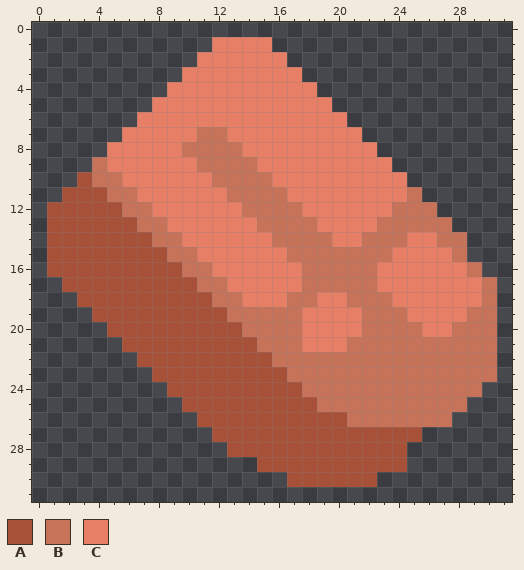
Pixel-art sprite: sprites/items/bronze.png. This is how it looked before the edit.
The file is 32x32 pixels.
Palette (. is transparent): A #a85139  B #c7735a  C #e67f65
Pixels before, first column x 1:
 1 ...........CCCC...............
 2 ..........CCCCCC..............
 3 .........CCCCCCCC.............
 4 ........CCCCCCCCCC............
 5 .......CCCCCCCCCCCC...........
 6 ......CCCCCCCCCCCCCC..........
 7 .....CCCCCBBCCCCCCCCC.........
 8 ....CCCCCBBBBCCCCCCCCC........
 9 ...BCCCCCCBBBBCCCCCCCCC.......
10 ..ABBCCCCCCBBBBCCCCCCCCC......
11 .AAABBCCCCCCBBBBCCCCCCCCB.....
12 AAAAABBCCCCCCBBBBCCCCCCBBB....
13 AAAAAABBCCCCCCBBBBCCCCBBBBB...
14 AAAAAAABBCCCCCCBBBBCCBBBCCBB..
15 AAAAAAAABBCCCCCCBBBBBBBCCCCB..
16 AAAAAAAAABBCCCCCCBBBBBCCCCCCB.
17 .AAAAAAAAABBCCCCCBBBBBCCCCCCCB
18 ..AAAAAAAAABBCCCBBCCBBBCCCCCCB
19 ...AAAAAAAAABBBBBCCCCBBBCCCCBB
20 ....AAAAAAAAABBBBCCCCBBBBCCBBB
21 .....AAAAAAAAABBBCCCBBBBBBBBBB
22 ......AAAAAAAAABBBBBBBBBBBBBBB
23 .......AAAAAAAAABBBBBBBBBBBBBB
24 ........AAAAAAAAABBBBBBBBBBBB.
25 .........AAAAAAAAABBBBBBBBBB..
26 ..........AAAAAAAAAABBBBBBB...
27 ...........AAAAAAAAAAAAAA.....
28 ............AAAAAAAAAAAA......
29 ..............AAAAAAAAAA......
30 ................AAAAAA........
Once edited:
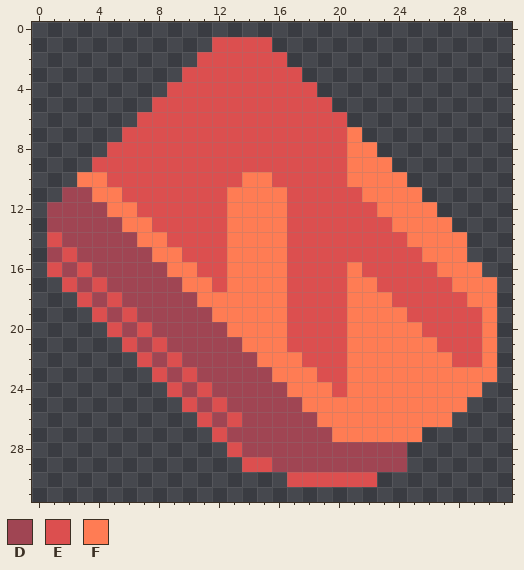
Colours new in this view: D #a04553  E #dc4f4f  F #ff7c54
Difference:
Changed rows in their new state; - is an unchanged pixel.
first column x 1:
 1 -----------EEEE---------------
 2 ----------EEEEEE--------------
 3 ---------EEEEEEEE-------------
 4 --------EEEEEEEEEE------------
 5 -------EEEEEEEEEEEE-----------
 6 ------EEEEEEEEEEEEEE----------
 7 -----EEEEEEEEEEEEEEEF---------
 8 ----EEEEEEEEEEEEEEEEFF--------
 9 ---EEEEEEEEEEEEEEEEEFFF-------
10 --FFEEEEEEEEEFFEEEEEFFFF------
11 -DDFFEEEEEEEFFFFEEEEEFFFF-----
12 DDDDFFEEEEEEFFFFEEEEEEFFFF----
13 DDDDDFFEEEEEFFFFEEEEEEEFFFF---
14 EDDDDDFFEEEEFFFFEEEEEEEEFFFF--
15 DEDDDDDFFEEEFFFFEEEEEEEEEFFF--
16 EDEDDDDDFFEEFFFFEEEEFEEEEEFFF-
17 -EDEDDDDDFFEFFFFEEEEFFEEEEEFFF
18 --EDEDDDDDFFFFFFEEEEFFFEEEEEFF
19 ---EDEDDDDDFFFFFEEEEFFFFEEEEEF
20 ----EDEDDDDDFFFFEEEEFFFFFEEEEF
21 -----EDEDDDDDFFFEEEEFFFFFFEEEF
22 ------EDEDDDDDFFFEEEFFFFFFFEEF
23 -------EDEDDDDDFFFEEFFFFFFFFFF
24 --------EDEDDDDDFFFEFFFFFFFFF-
25 ---------EDEDDDDDFFFFFFFFFFF--
26 ----------EDEDDDDDFFFFFFFFF---
27 -----------EDDDDDDDFFFFFF-----
28 ------------EDDDDDDDDDDD------
29 -------------EEDDDDDDDDD------
30 ----------------EEEEEE--------
